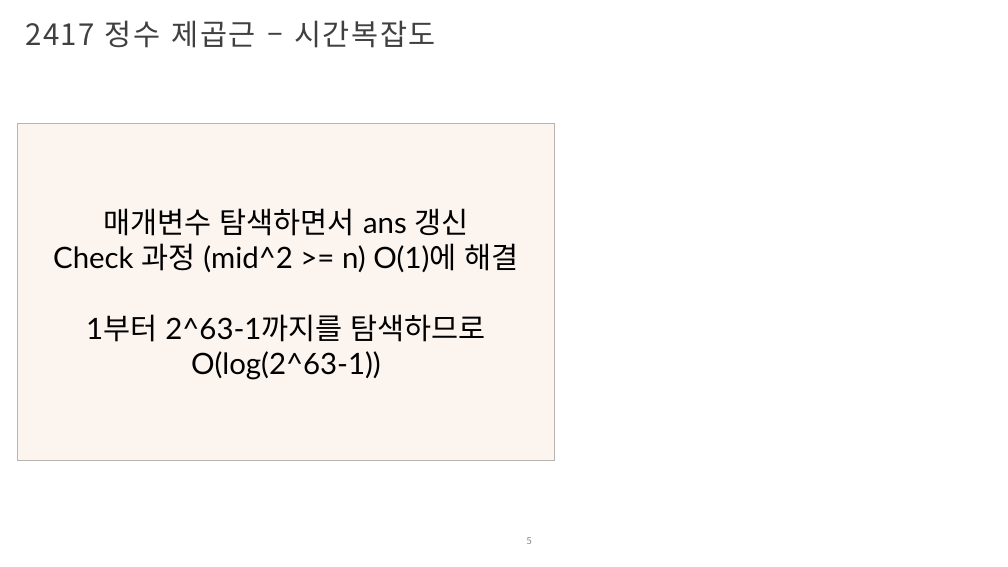
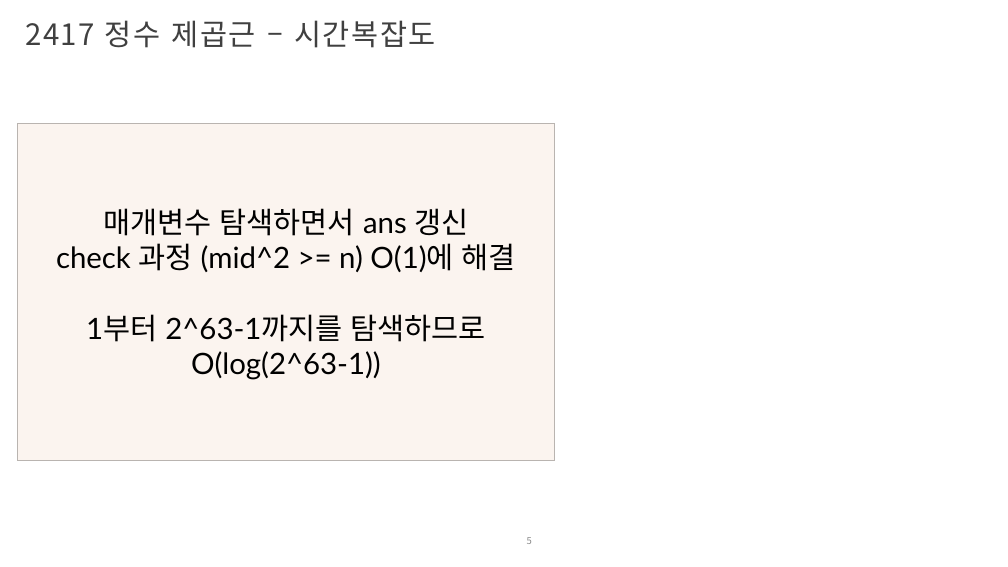
Before and after one commit to Iron-Hee/AlgorithmStudy, a slide deck: slide 5 of 이분 탐색_매개변수 탐색_발표자료.pptx. Drawn at 1008x567 pixels with LibreOffice and Linux fonts; fonts in the diff are those of the drawing; background and template pictures are left out. Boxes give left, top, right and bottom in pixels: in the first picture for what was removed or moved away, otherwise in the second. Text is boxed around its words. In the diff, an @@ line names an element or a change of style, - is before the commit and + after.

```diff
--- a/이분 탐색_매개변수 탐색_발표자료.pptx
+++ b/이분 탐색_매개변수 탐색_발표자료.pptx
@@ text in rectangle at [56,243,516,272]: text changed @@
-Check 과정 (mid^2 >= n) O(1)에 해결
+check 과정 (mid^2 >= n) O(1)에 해결
```
Also in this commit, not shown: 8 other slides changed, 3 slides added, 1 slide removed, 1 other file.
